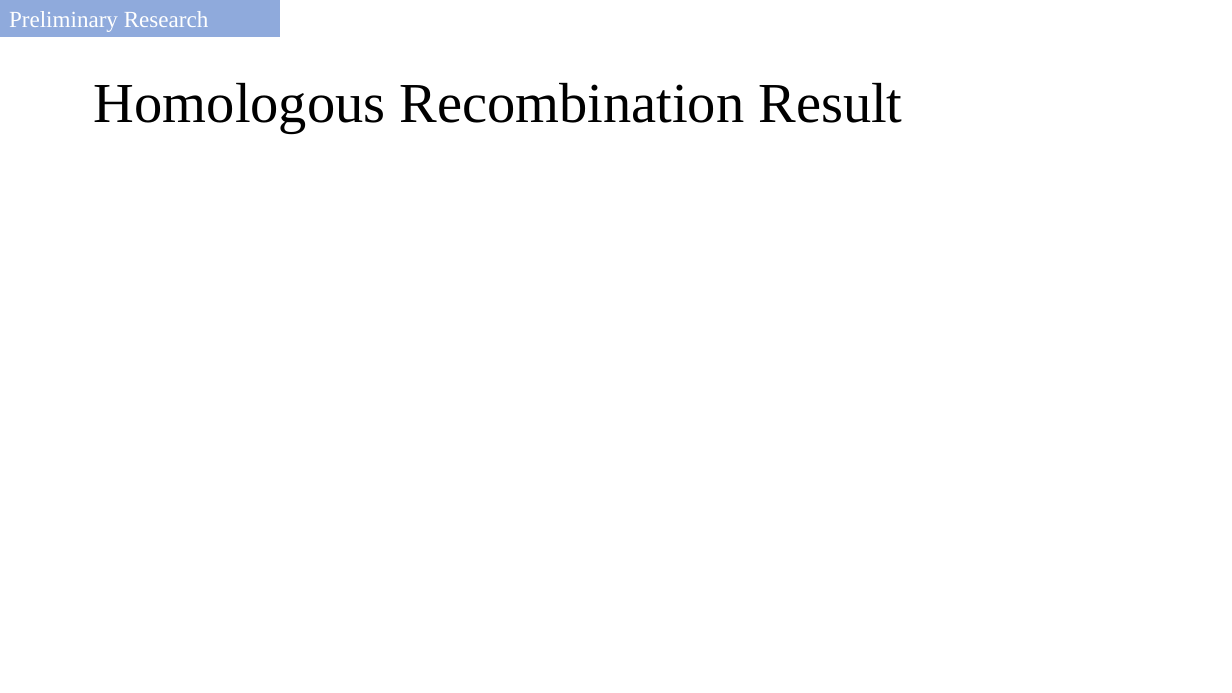
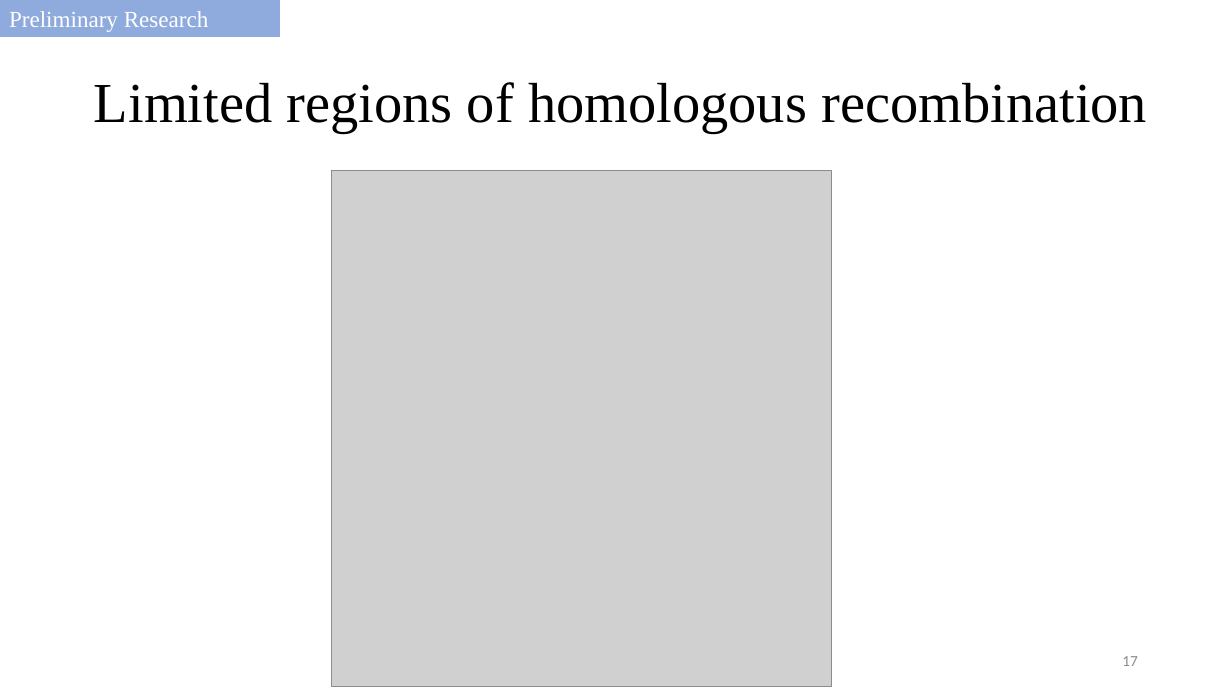
Before and after one commit to salvadorlab/Bovis-PangenomeOfReservoirs, a slide deck: slide 17 of Resources/2021_committeemeeting.pptx (slide 15 before the commit). Drawn at 1232x693 pixels with LibreOffice and Linux fonts; fonts in the diff are those of the drawing; grey boxes stand for pictures. Boxes give left, top, right and bottom in pixels: in the first picture for what was removed or moved away, otherwise in the second. Text is boxed around its words. In the diff, an @@ line names an element or a change of style, - is before the commit and + after.

```diff
--- a/Resources/2021_committeemeeting.pptx
+++ b/Resources/2021_committeemeeting.pptx
@@ title at (94,82,1147,133): text changed @@
-Homologous Recombination Result
+Limited regions of homologous recombination
@@ picture added at (332,171,832,687) @@
@@ page number added at (1122,656,1138,666), 12 pt, text #8C8C8C @@
+17
```
Also in this commit, not shown: 21 other slides changed, 3 slides added, 1 slide removed.
